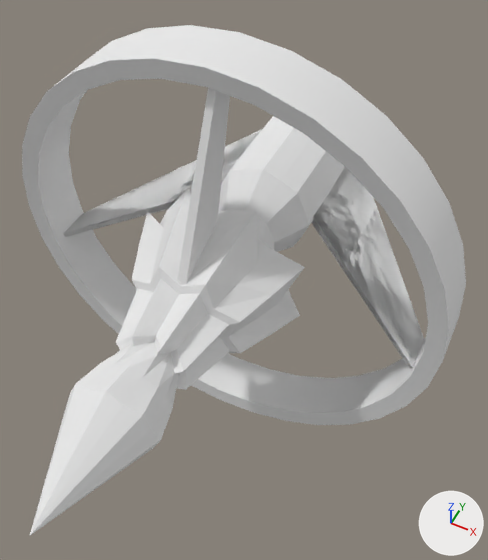
Renders of the Blender file Content/Blender/StarBlazer.blend from each side of a commit.
Camera for both pictures: a 50 mm lens placed at (3.96, -7.81, 8.96), pointed at (0.44, -0.78, 0.17). Every picture has the same lights, and +X, +Y and +Z are marked at lower right.

The first picture shows 'StarBlazerBody', 'StarBlazerRing', 'StarBlazerTopWing', 'StarBlazerWings'.
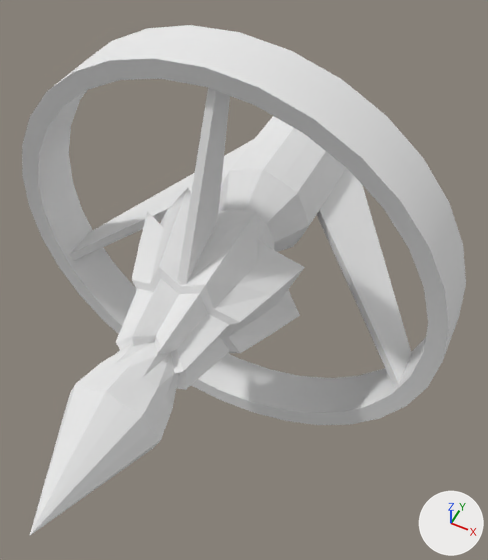
Commit message: added star blazer

Boxes (x1, y1, x2, y2) around the edits, measured in the pictures (488 x 560 px):
'StarBlazerWings', deleted
    before: (63, 129, 424, 370)
'Cube.001', added
    after: (317, 168, 412, 388)
'Cube', added
    after: (69, 139, 254, 261)

The change, as a list of edits to the scene's bpy script:
```text
Add mat_starblazerwing_png:
    mat_starblazerwing_png = principled_material('StarBlazerWing.png')
    mat_starblazerwing_png.base_color = (0.8, 0.8, 0.8)  # white #e7e7e7
Add me_cube_002:
    me_cube_002.from_pydata([(-0.63, 3.69, 0.43), (-0.63, 1.69, 0.43), (-3.49, -0.9, -0.92), (-3.49, -0.19, -0.92), (-0.63, 3.69, 0.19), (-0.63, 1.69, 0.19), (-3.46, -0.9, -1.11), (-3.46, -0.19, -1.11)], [], [(0, 1, 2, 3), (4, 7, 6, 5), (0, 4, 5, 1), (1, 5, 6, 2), (2, 6, 7, 3), (4, 0, 3, 7)])
    me_cube_002.materials.append(mat_starblazerwing_png)  # its picture is missing
Remove ob_starblazerwings:
    ob_starblazerwings = bpy.data.objects.new('StarBlazerWings', me_starblazerwings)
    ob_starblazerwings.location = (0.0, 1.52, 0.01)
Add ob_cube:
    ob_cube = bpy.data.objects.new('Cube', me_cube_002)
    ob_cube.location = (0.0, 0.0, 0.0)
Add ob_cube_001:
    ob_cube_001 = bpy.data.objects.new('Cube.001', me_cube_002)
    ob_cube_001.location = (0.0, 0.0, 0.0)
    ob_cube_001.scale = (-1.0, 1.0, 1.0)
```
